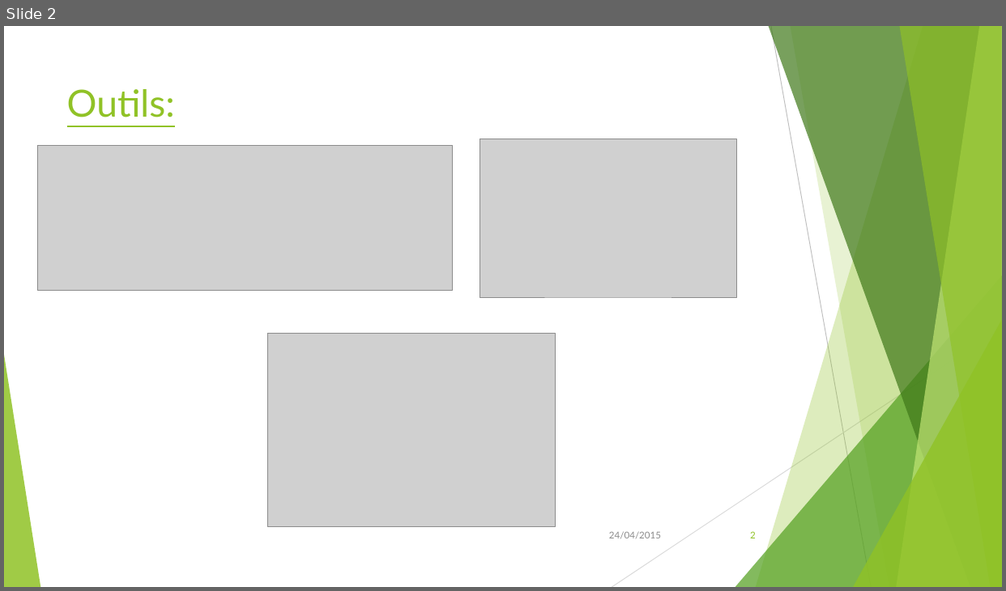
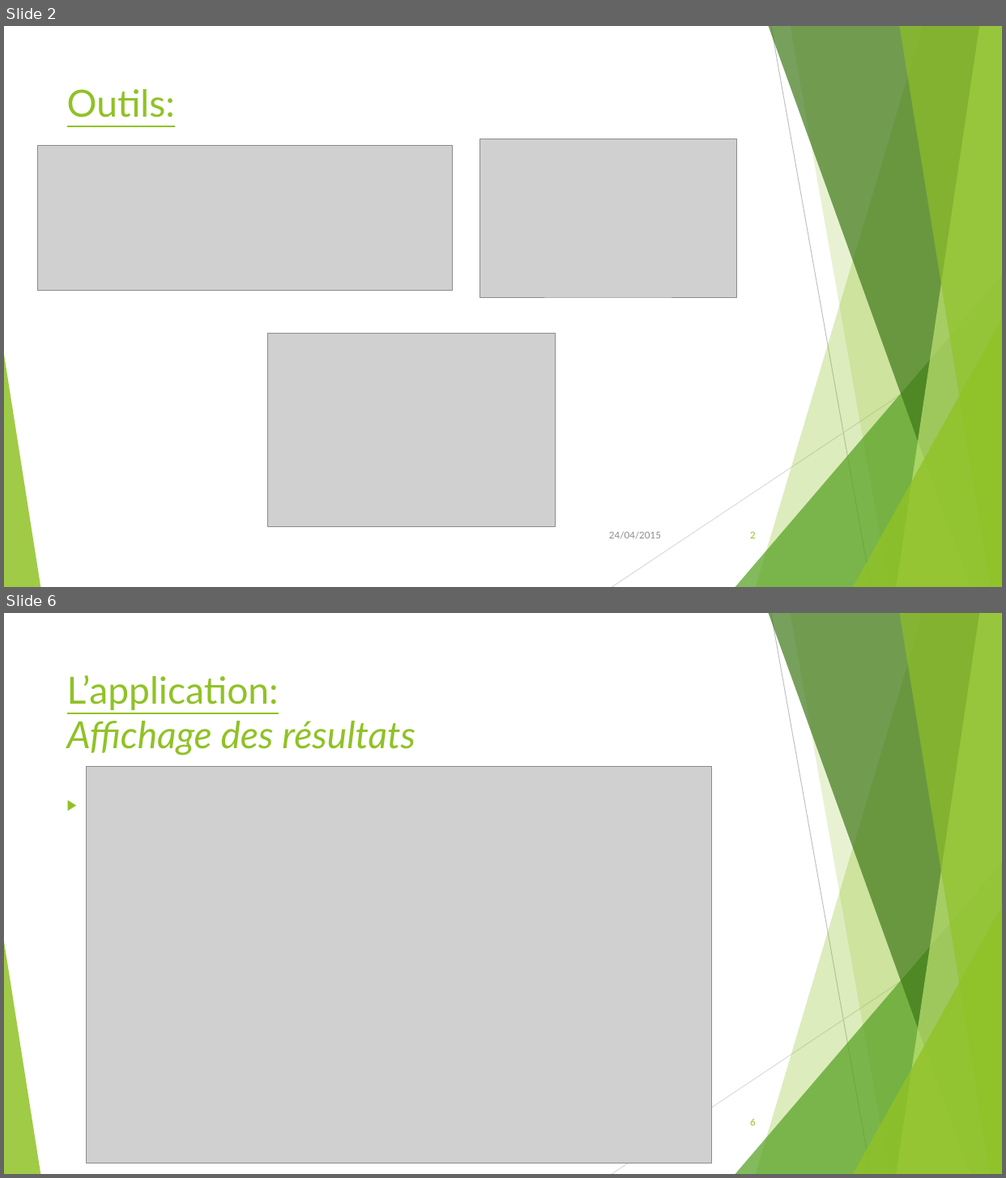
Before and after one commit to LeoGaudias/Projet_IA, a slide deck: presentationia.pptx. Shown one above the other, each under a label of ours: slide 2 before the commit, slides 2 and 6 after it; the slides between them are not shown. The pictures are 1006x591 and 1006x1178 pixels, drawn with LibreOffice and Linux fonts; fonts in the diff are those of the drawing; grey boxes stand for pictures. Boxes give left, top, right and bottom in pixels: in the first picture for what was removed or moved away, otherwise in the second. Text is boxed around its words. In the diff, an @@ line names an element or a change of style, - is before the commit and + after.

```diff
--- a/presentationia.pptx
+++ b/presentationia.pptx
@@ slide 6 added at (4,613,1002,1174), background #FFFFFF; not listed: 10 template elements that a slide beside it also shows @@
@@ title added at (67,675,415,756), 36 pt, text #90C226, italic @@
+L’application:
+Affichage des résultats
@@ picture added at (87,766,711,1163) @@
@@ page number added at (750,1118,756,1126), 9 pt, text #90C226 @@
+6
```
Also in this commit, not shown: 4 slides changed, 1 other slide added, 1 other file.
